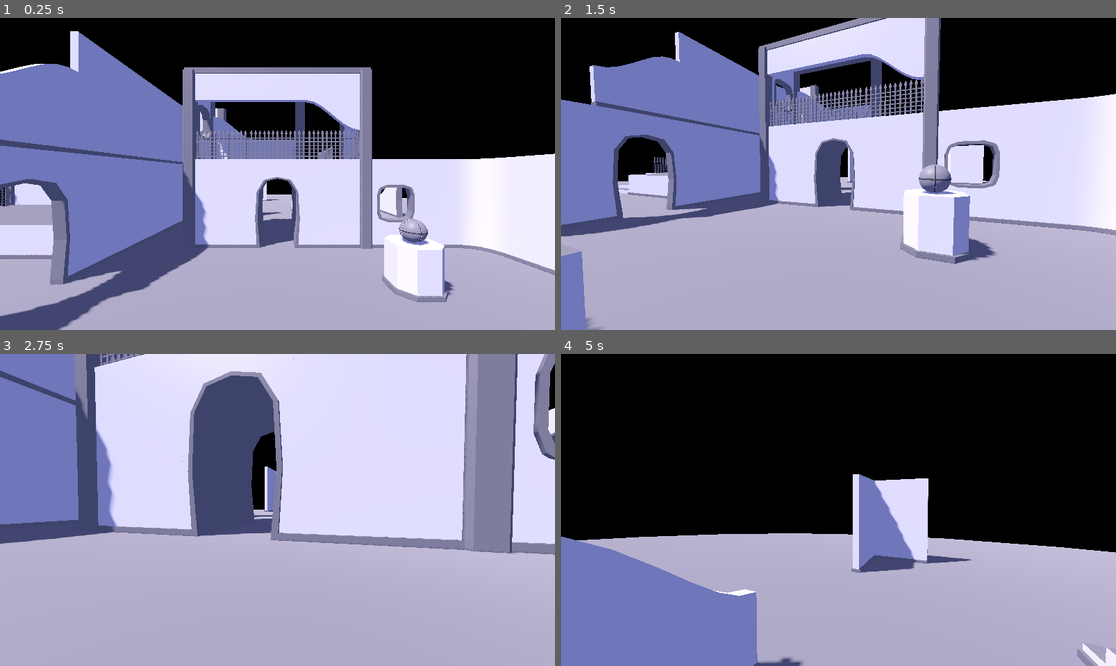
Above: before the commit, frames 1-4 (two rows, left to right).
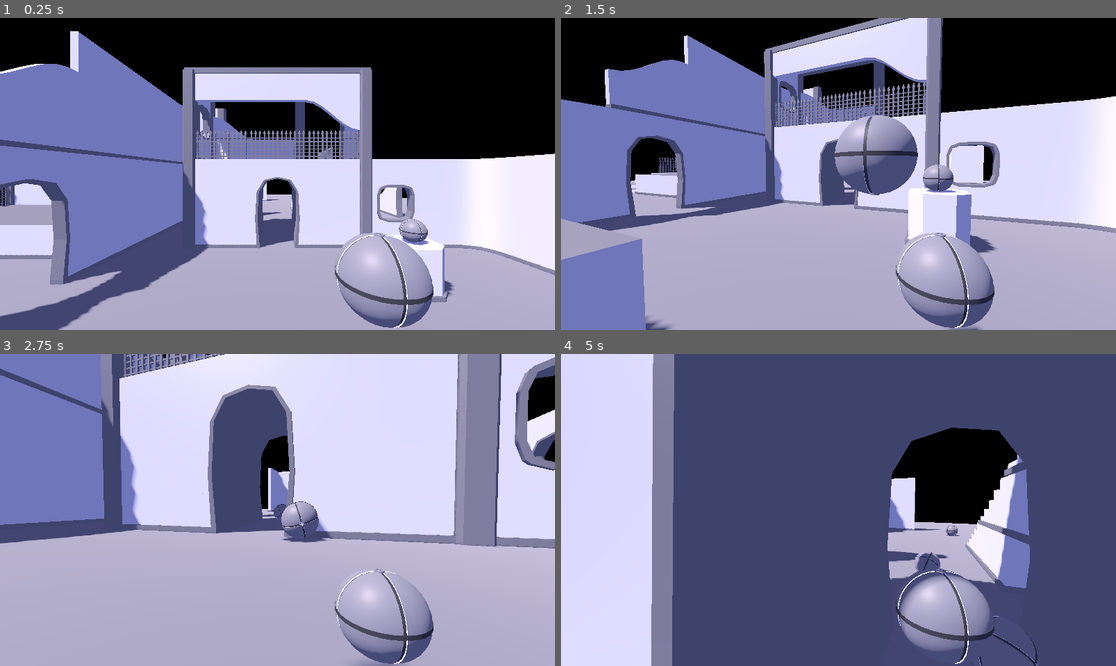
Above: after the commit, the same moments.

Repository: CANSLP/vfx-suite
Game: Godot game, scene res://scenes/test_scene.tscn
The game is run twice, just before and just after one commit, with the same random seed, the same clock (stepped at 60 frames per second) and the same inputs.
Inputs (mouse positions are in pixels of both pictures, inside the frame that each line leads up to):
- Up to frame 1 (0.25 s): no input
- Up to frame 2 (1.5 s): tap Enter at 0.5 s; move the mouse to (960, 158) at 0.52 s; press the mouse at (960, 158) at 0.53 s; hold D (rightward) 0.53-1.28 s; tap Space (jump) at 0.77 s; move the mouse to (810, 174) at 1.27 s; release the mouse at (810, 174) at 1.28 s; hold W (forward) from 1.28 s (still down); click (810, 174) at 1.35 s
- Up to frame 3 (2.75 s): keep holding W (forward); tap Space (jump) at 1.52 s; move the mouse to (288, 503) at 2.02 s; hold Shift (crouch) from 2.03 s (still down); click (288, 503) at 2.3 s
- Up to frame 4 (5 s): keep holding W (forward); move the mouse to (832, 516) at 2.77 s; release Shift (crouch) at 2.78 s; tap Ctrl (run) at 2.85 s; tap Space (jump) at 3.02, 3.77, 4.52 s; click (832, 516) at 3.05 s; move the mouse to (877, 513) at 3.52 s; press the mouse at (877, 513) at 3.53 s; move the mouse to (794, 506) at 4.27 s; release the mouse at (794, 506) at 4.28 s; click (794, 506) at 4.35 s

The runs differ from the first frame. In frame 1, 3.0% of the frame differs, in the area x 60-79%, y 68-100%; in frame 2, 19%; in frame 3, 20%; in frame 4, 92%, in the area x 0-100%, y 0-100%.

Commit message:
player hand

Diff:
--- a/classes/player.tscn
+++ b/classes/player.tscn
@@ -1,8 +1,11 @@
-[gd_scene load_steps=10 format=3 uid="uid://cp0q2snacikok"]
+[gd_scene load_steps=13 format=3 uid="uid://cp0q2snacikok"]
 
 [ext_resource type="Script" path="res://scripts/player.gd" id="1_e06wh"]
+[ext_resource type="Script" path="res://scripts/player_hand.gd" id="2_6g0fi"]
+[ext_resource type="PackedScene" uid="uid://cdpsuo4ubwrb4" path="res://assets/models/bomb.glb" id="2_cmxb5"]
 [ext_resource type="AudioStream" uid="uid://bm7vas4j6606x" path="res://assets/audio/click_in.wav" id="2_ovt5n"]
 [ext_resource type="AudioStream" uid="uid://c8tcu5a3q7rnd" path="res://assets/audio/click_out.wav" id="3_5xlte"]
+[ext_resource type="PackedScene" uid="uid://d1yhtgplfxot1" path="res://classes/items/bomb.tscn" id="3_7lxoh"]
 [ext_resource type="AudioStream" uid="uid://dw5xmxrkh460m" path="res://assets/audio/jump.wav" id="4_qctkc"]
 [ext_resource type="AudioStream" uid="uid://bvow8nunp2ose" path="res://assets/audio/land.wav" id="5_uyeiu"]
 [ext_resource type="AudioStream" uid="uid://csw07gy13fbvo" path="res://assets/audio/splash_in.mp3" id="6_1md7h"]
@@ -33,6 +36,14 @@
 current = true
 near = 0.125
 
+[node name="hand" type="Node3D" parent="camera"]
+transform = Transform3D(1, 0, 0, 0, 1, 0, 0, 0, 1, 0.25, -0.25, -0.5)
+script = ExtResource("2_6g0fi")
+pf_bomb = ExtResource("3_7lxoh")
+
+[node name="bomb" parent="camera/hand" instance=ExtResource("2_cmxb5")]
+transform = Transform3D(0.1, 0, 0, 0, 0.1, 0, 0, 0, 0.1, 0, 0, 0)
+
 [node name="sfx_click_in" type="AudioStreamPlayer" parent="."]
 stream = ExtResource("2_ovt5n")
 
--- a/scenes/test_scene.tscn
+++ b/scenes/test_scene.tscn
@@ -325,10 +325,10 @@
 transform = Transform3D(1, 0, 0, 0, 1, 0, 0, 0, 1, 2.99925, 3, -7.99804)
 
 [node name="wall_unit2" parent="geometry" instance=ExtResource("21_sdvdq")]
-transform = Transform3D(1, 0, 0, 0, 1, 0, 0, 0, 1, 2.99925, 0, -11.998)
+transform = Transform3D(1, 0, 0, 0, 1, 0, 0, 0, 1, 3, 0, -12)
 
 [node name="wall_unit3" parent="geometry" instance=ExtResource("21_sdvdq")]
-transform = Transform3D(1, 0, 0, 0, 1, 0, 0, 0, 1, 2.99925, 0, -13.998)
+transform = Transform3D(1, 0, 0, 0, 1, 0, 0, 0, 1, 3, 0, -14)
 
 [node name="wall_slope6" parent="geometry" instance=ExtResource("11_ssfd3")]
 transform = Transform3D(-4.37114e-08, 0, 1, 0, 1, 0, -1, 0, -4.37114e-08, -2.00075, 3, -8.99804)
@@ -385,7 +385,7 @@
 transform = Transform3D(-4.37114e-08, 0, -1, 0, 1, 0, 1, 0, -4.37114e-08, -6.00075, 3, -9.99804)
 
 [node name="stairs5" parent="geometry" instance=ExtResource("16_bg7qi")]
-transform = Transform3D(-4.37114e-08, 0, -1, 0, 1, 0, 1, 0, -4.37114e-08, -12.0007, 0, -6.99804)
+transform = Transform3D(-4.37114e-08, 0, -1, 0, 1, 0, 1, 0, -4.37114e-08, -12, 0, -7)
 
 [node name="fence16" parent="geometry" instance=ExtResource("19_nap46")]
 transform = Transform3D(1, 0, 0, 0, 1, 0, 0, 0, 1, -13.0007, 1, -8.99804)
@@ -409,3 +409,5 @@
 
 [node name="Bomb" parent="." instance=ExtResource("22_4rpym")]
 transform = Transform3D(1, 0, 0, 0, 1, 0, 0, 0, 1, 3, 1.25, -4.5)
+
+[node name="item bin" type="Node3D" parent="."]
--- /dev/null
+++ b/scripts/player_hand.gd
@@ -0,0 +1,14 @@
+extends Node3D
+
+@export var pf_bomb : PackedScene
+@onready var item_bin = get_parent().get_parent().get_parent().get_node("item bin")
+
+func throw_bomb():
+	var bomb = pf_bomb.instantiate()
+	item_bin.add_child(bomb)
+	bomb.global_position = global_position
+	bomb.linear_velocity = -global_basis.z*10
+
+func _input(event):
+	if event.is_action_pressed("click"):
+		throw_bomb()
